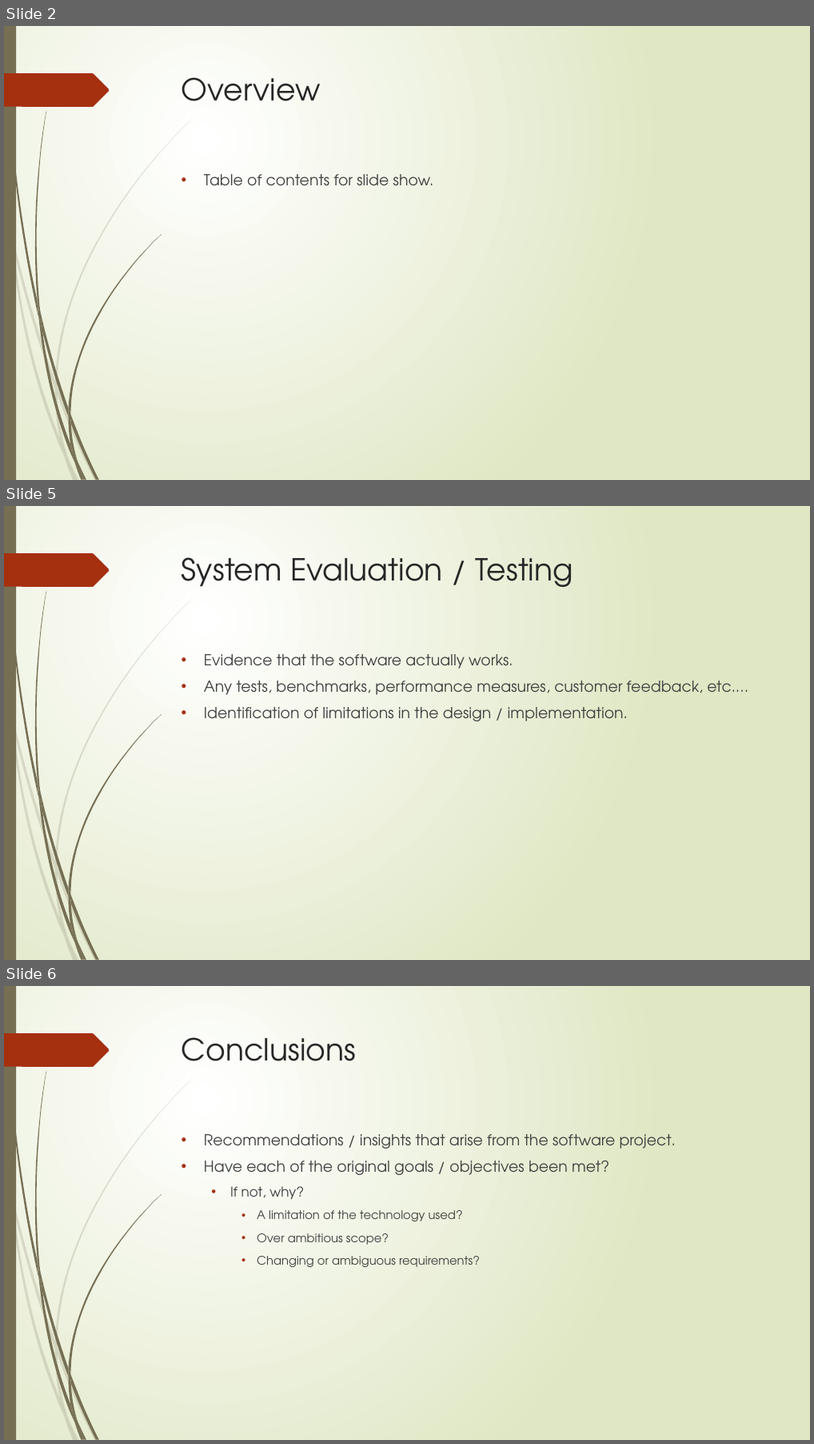
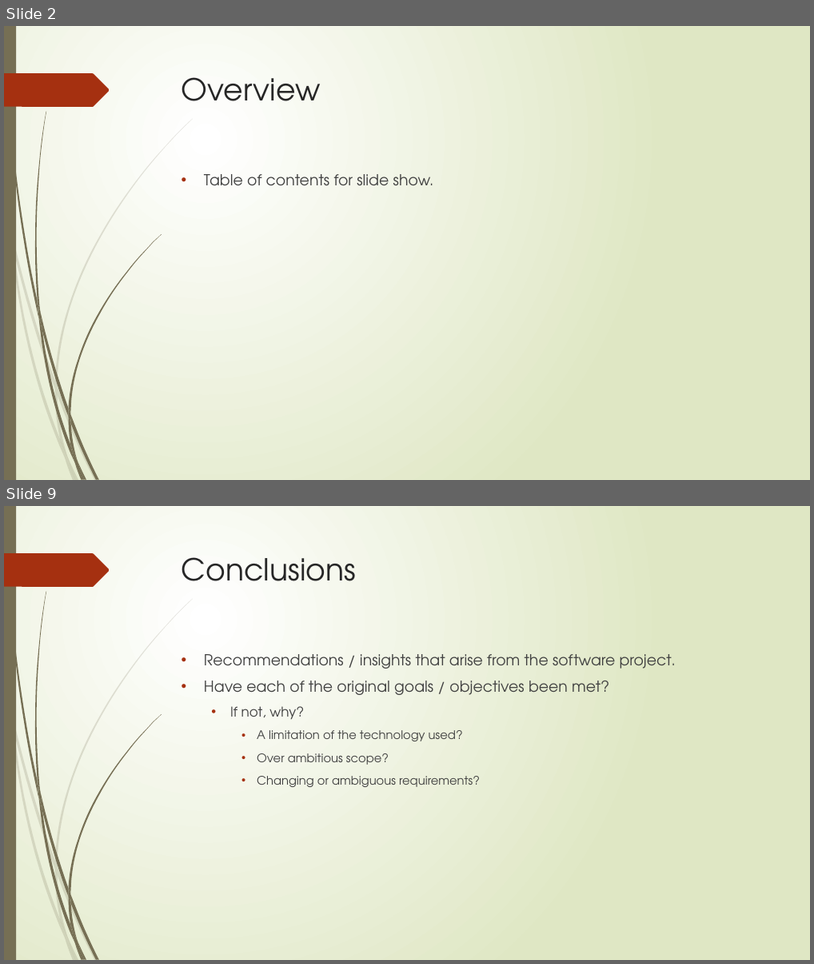
Before and after one commit to stevenJoyce/4thYearGroupProject, a slide deck: SportAdvisor.pptx. Shown one above the other, each under a label of ours: slides 2, 5 and 6 before the commit, slides 2 and 9 after it; the slides between them are not shown. The pictures are 814x1444 and 814x964 pixels, drawn with LibreOffice and Linux fonts; fonts in the diff are those of the drawing. Boxes give left, top, right and bottom in pixels: in the first picture for what was removed or moved away, otherwise in the second. Text is boxed around its words. In the diff, an @@ line names an element or a change of style, - is before the commit and + after.

```diff
--- a/SportAdvisor.pptx
+++ b/SportAdvisor.pptx
@@ slide 5 removed at bbox=[4, 506, 810, 960], background gradient #FFFFFF to #DFE8C4; not listed: 24 template elements that a slide beside it also shows @@
@@ title removed at bbox=[182, 557, 574, 587] @@
-System Evaluation / Testing
@@ text removed at bbox=[204, 654, 748, 721] @@
-• Evidence that the software actually works.
-• Any tests, benchmarks, performance measures, customer feedback, etc.…
-• Identification of limitations in the design / implementation.
@@ what was slide 6 is now slide 9 @@
```
Also in this commit, not shown: 6 slides added, 2 other slides removed.
